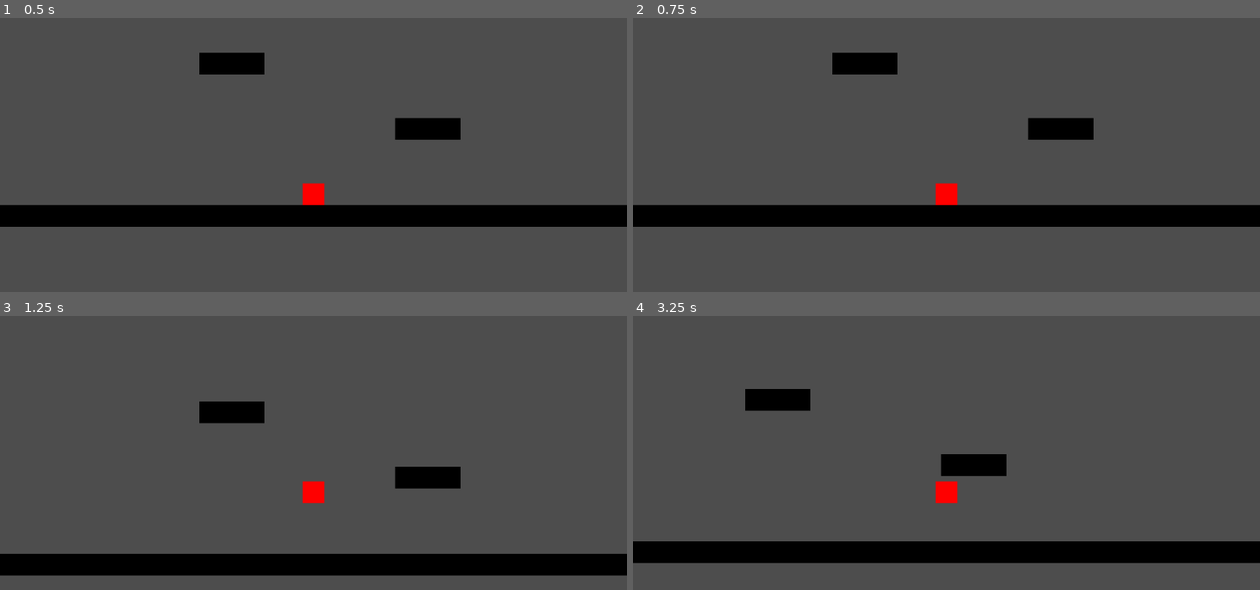
Above: before the commit, frames 1-4 (two rows, left to right).
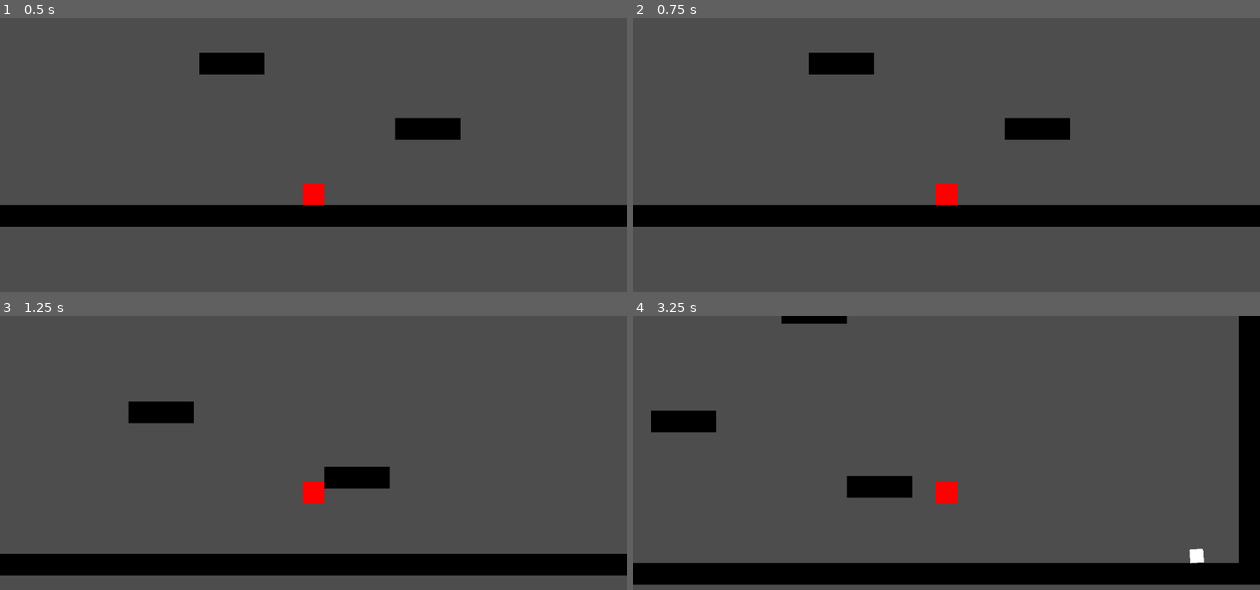
Above: after the commit, the same moments.

Repository: Lukko-Digital/upwell
Game: Godot game, scene res://src/main.tscn
Same seed, same stepped clock (60 frames per second), same inputs: the game is played once before the commit and once after it.
Inputs (mouse positions are in pixels of both pictures, inside the frame that each line leads up to):
- Up to frame 1 (0.5 s): no input
- Up to frame 2 (0.75 s): tap Enter at 0.5 s; move the mouse to (1084, 176) at 0.52 s; hold D (right) from 0.53 s (still down); hold Right mouse button (attract) from 0.53 s (still down)
- Up to frame 3 (1.25 s): keep holding D (right); keep holding Right mouse button (attract); tap Space (jump) at 0.77 s
- Up to frame 4 (3.25 s): move the mouse to (821, 510) at 1.27 s; release Right mouse button (attract) at 1.28 s; right-click (821, 510) at 1.35 s; tap Space (jump) at 1.52, 3.02 s; move the mouse to (1009, 414) at 2.02 s; release D (right) at 2.03 s; press the mouse at (1009, 414) at 2.03 s; hold A (left) 2.03-2.78 s; right-click (1009, 414) at 2.3 s; move the mouse to (915, 562) at 2.77 s; release the mouse at (915, 562) at 2.78 s; hold D (right) from 2.78 s (still down); right-click (915, 562) at 2.85 s

Frame 1 is identical in both runs. In frame 2, 1.2% of the frame differs, in the area x 28-74%, y 12-45%; in frame 3, 3.4%; in frame 4, 22%, in the area x 0-100%, y 0-98%.

Commit message:
accel based movement

Diff:
--- a/src/player.gd
+++ b/src/player.gd
@@ -1,10 +1,15 @@
 extends CharacterBody2D
 
+const PLAYER = {
+	SPEED = 150.0,
+	ACCELERATION = 800.0,
+	JUMP_VELOCITY = -300.0
+}
 const SPEED = 100.0
 const JUMP_VELOCITY = -300.0
 const DRILL = {
 	LAUNCH_SPEED = 600.0,
-	ATTRACT_FORCE = 1000.0
+	ATTRACT_FORCE = 1200.0
 }
 
 @onready var drill_scene = preload ("res://src/drill_bit.tscn")
@@ -14,29 +19,25 @@
 func _physics_process(delta):
 	handle_gravity(delta)
 	handle_movement(delta)
-	# handle_attraction(delta)
 	move_and_slide()
 
 func handle_gravity(delta):
 	if not is_on_floor():
 		velocity.y += gravity * delta
 
-var STRAFE_TOP_SPEED = 100.0
-var STRAFE_ACCEL
-
 func handle_movement(delta):
 	if drill and Input.is_action_pressed("attract"):
 		velocity += (drill.global_position - global_position).normalized() * DRILL.ATTRACT_FORCE * delta
 
 	var direction = Input.get_axis("left", "right")
-
-	# velocity.x = direction * SPEED
-
-	# holding right while moving left, slow down
-
-# func handle_attraction(delta):
-# 	if drill and Input.is_action_pressed("attract"):
-# 		velocity += (drill.global_position - global_position).normalized() * DRILL.ATTRACT_FORCE * delta
+	if sign(velocity.x) == sign(direction):
+		# if input in direction of movement
+		if abs(velocity.x) < PLAYER.SPEED:
+			# if moving slower than top input speed
+			velocity.x = move_toward(velocity.x, PLAYER.SPEED * direction, PLAYER.ACCELERATION * delta)
+	else:
+		# if input in opposite direction of movement
+		velocity.x = move_toward(velocity.x, PLAYER.SPEED * direction, PLAYER.ACCELERATION * delta)
 
 func jump():
 	if is_on_floor():
